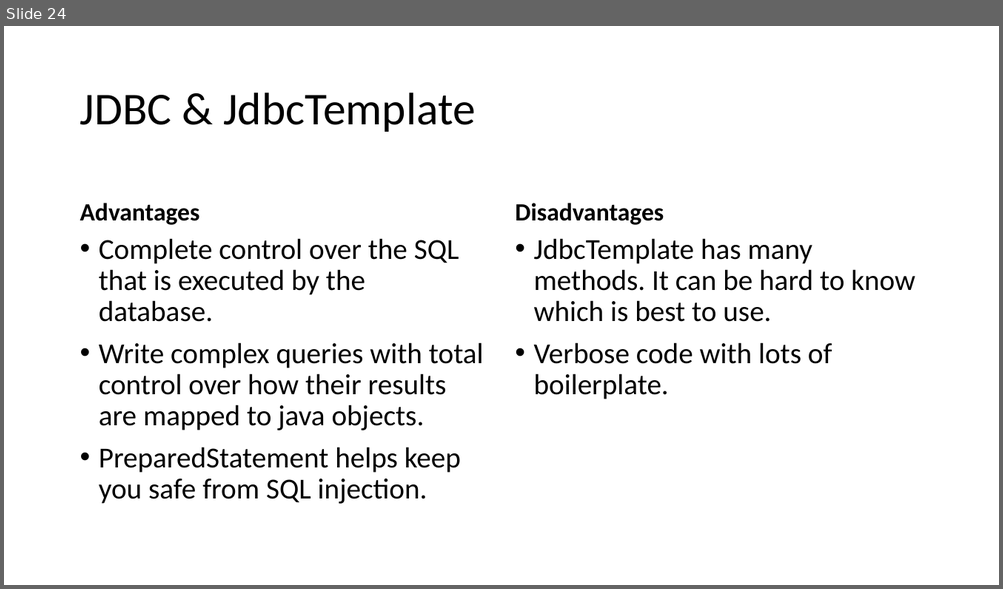
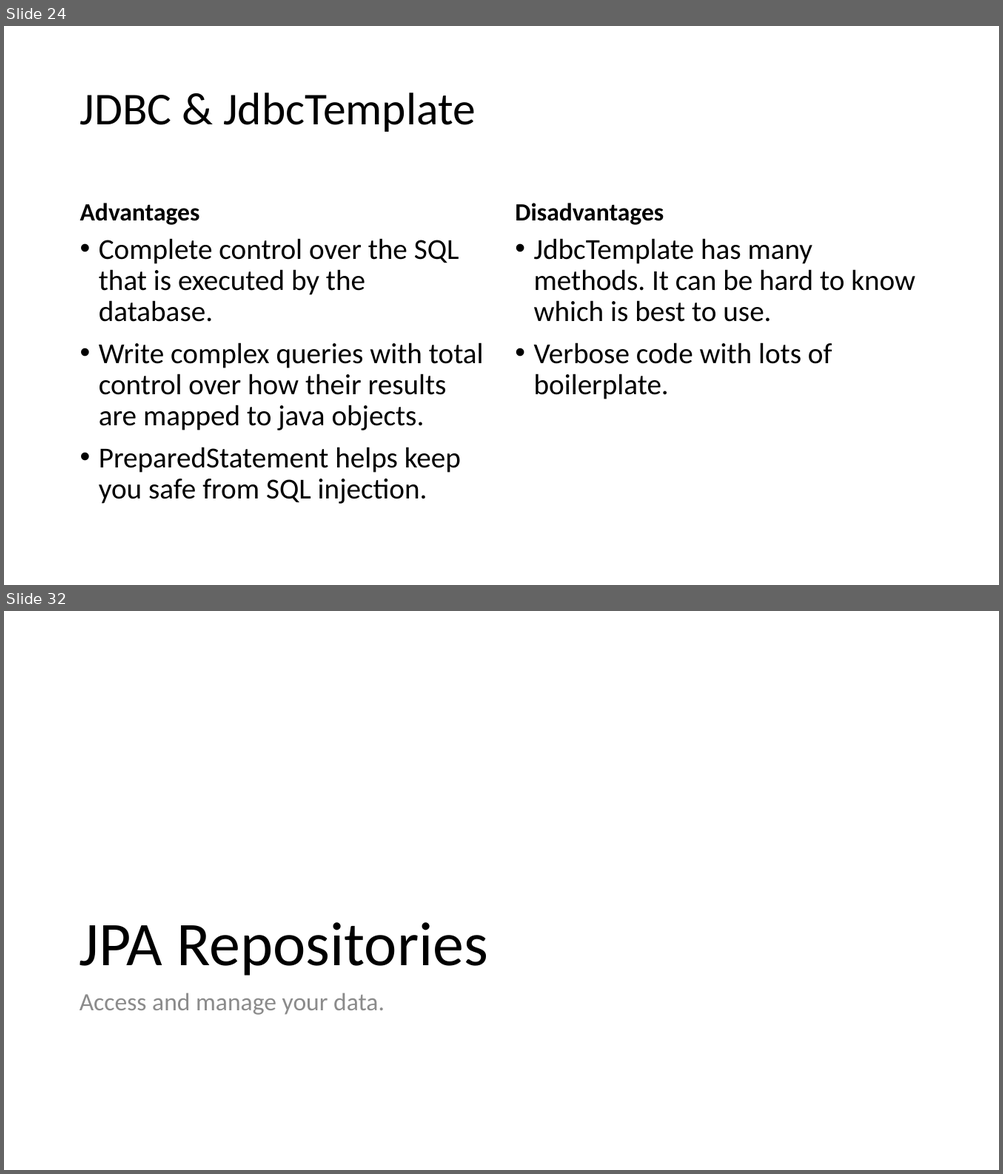
Before and after one commit to ryl/cybr406-2020, a slide deck: files/databases.pptx. Shown one above the other, each under a label of ours: slide 24 before the commit, slides 24 and 32 after it; the slides between them are not shown. The pictures are 1003x589 and 1003x1174 pixels, drawn with LibreOffice and Linux fonts; fonts in the diff are those of the drawing. Boxes give left, top, right and bottom in pixels: in the first picture for what was removed or moved away, otherwise in the second. Text is boxed around its words. In the diff, an @@ line names an element or a change of style, - is before the commit and + after.

```diff
--- a/files/databases.pptx
+++ b/files/databases.pptx
@@ slide 32 added at [4, 611, 999, 1170], background #FFFFFF @@
@@ title added at [79, 923, 488, 976], 60 pt, text #000000 @@
+JPA Repositories
@@ text added at [79, 993, 384, 1015], 24 pt, text #8C8C8C @@
+Access and manage your data.
```
Also in this commit, not shown: 13 other slides added, 2 other files.
